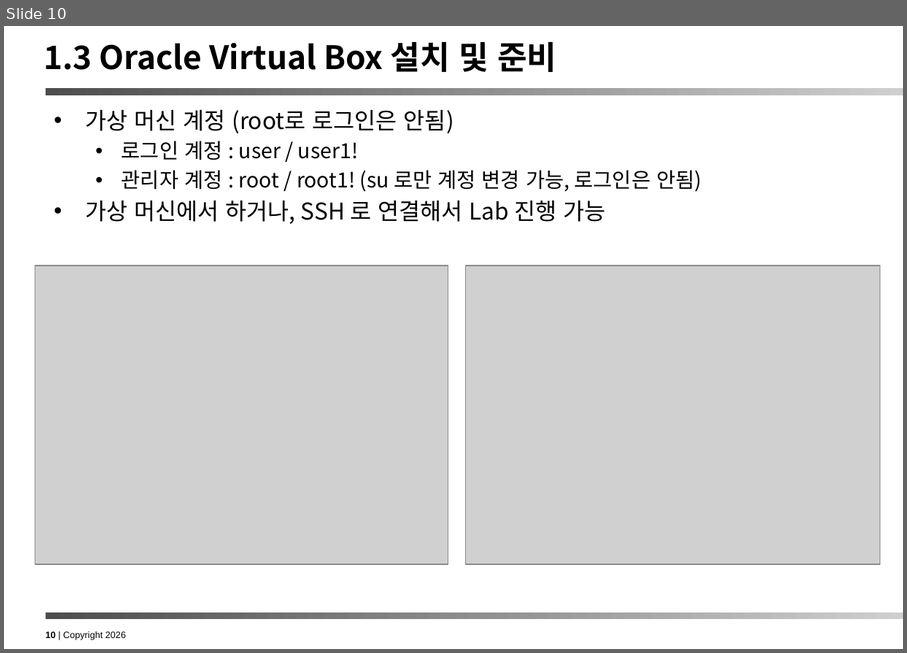
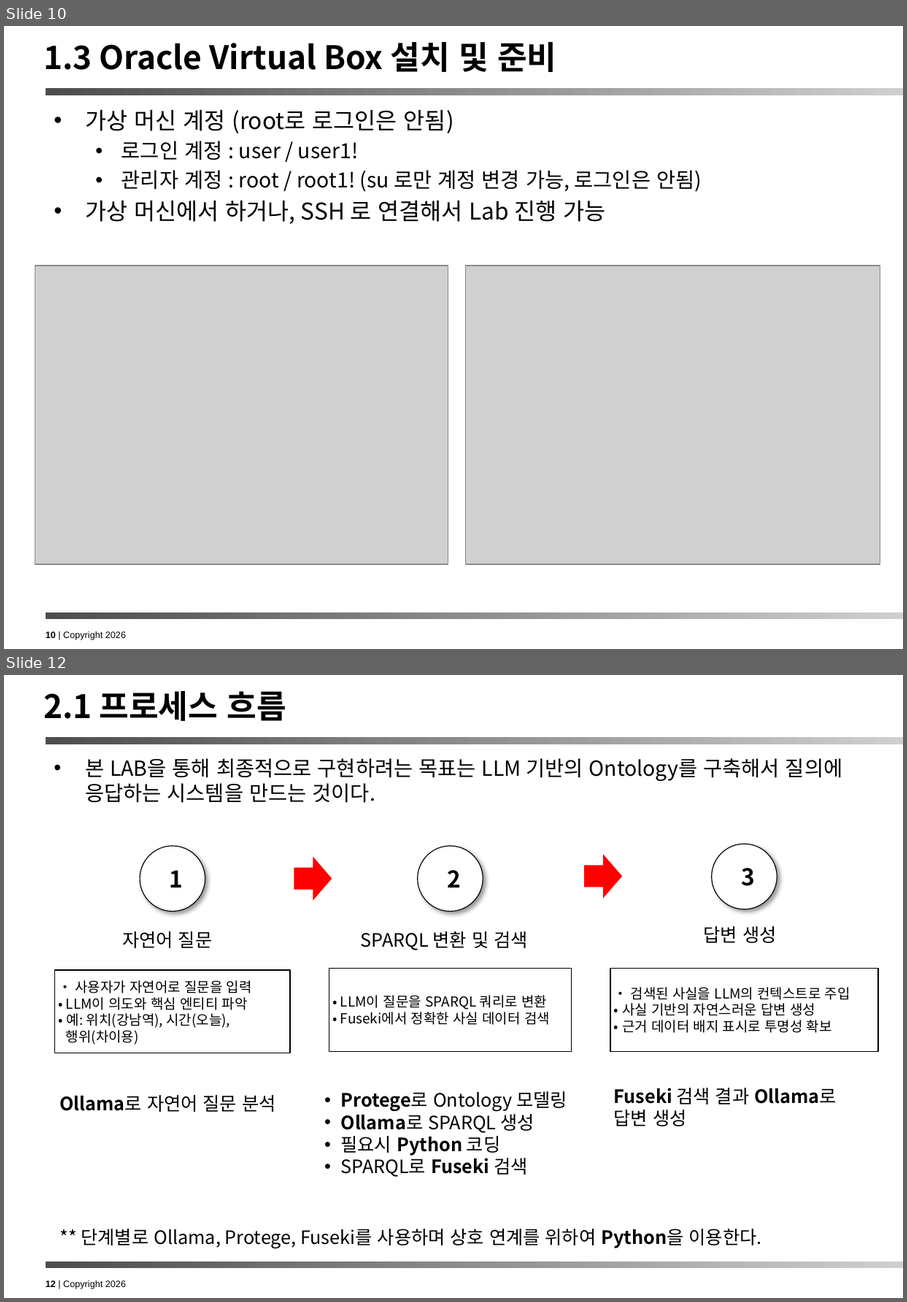
Before and after one commit to ykchang/ontology_handson, a slide deck: doc/Ontology Hands On Lab.pptx. Shown one above the other, each under a label of ours: slide 10 before the commit, slides 10 and 12 after it; the slides between them are not shown. The pictures are 907x653 and 907x1302 pixels, drawn with LibreOffice and Linux fonts; fonts in the diff are those of the drawing; grey boxes stand for pictures. Boxes give left, top, right and bottom in pixels: in the first picture for what was removed or moved away, otherwise in the second. Text is boxed around its words. In the diff, an @@ line names an element or a change of style, - is before the commit and + after.

Commit message:
2026.05.21 작업 결과 COMMIT

```diff
--- a/doc/Ontology Hands On Lab.pptx
+++ b/doc/Ontology Hands On Lab.pptx
@@ slide 12 added at bbox=[4, 675, 903, 1298], background #FFFFFF; not listed: 3 template elements that a slide beside it also shows @@
@@ title added at bbox=[43, 691, 287, 721], 28 pt, text #000000, bold @@
+2.1 프로세스 흐름
@@ text added at bbox=[85, 758, 843, 803], 18 pt, text #000000 @@
+• 본 LAB을 통해 최종적으로 구현하려는 목표는 LLM 기반의 Ontology를 구축해서 질의에 응답하는 시스템을 만드는 것이다.
@@ ellipse added at bbox=[141, 846, 205, 912], fill #FFFFFF, outline #000000 0.75 pt, 20 pt, text #000000, bold @@
+1
@@ ellipse added at bbox=[418, 846, 483, 912], fill #FFFFFF, outline #000000 0.75 pt, 20 pt, text #000000, bold @@
+2
@@ ellipse added at bbox=[712, 844, 778, 909], fill #FFFFFF, outline #000000 0.75 pt, 20 pt, text #000000, bold @@
+3
@@ right arrow added at bbox=[294, 857, 332, 901], fill #FF0000 @@
@@ right arrow added at bbox=[584, 855, 622, 898], fill #FF0000 @@
@@ text added at bbox=[122, 931, 212, 948], 16 pt, text #000000 @@
+자연어 질문
@@ text added at bbox=[361, 931, 527, 950], 16 pt, text #000000 @@
+SPARQL 변환 및 검색
@@ text added at bbox=[704, 926, 776, 943], 16 pt, text #000000 @@
+답변 생성
@@ rectangle added at bbox=[54, 970, 289, 1053], fill #FFFFFF, outline #000000 0.75 pt, 12 pt, text #000000 @@
+• 사용자가 자연어로 질문을 입력
+• LLM이 의도와 핵심 엔티티 파악
+• 예: 위치(강남역), 시간(오늘),
+행위(차이용)
@@ rectangle added at bbox=[330, 968, 571, 1051], fill #FFFFFF, outline #000000 0.75 pt, 12 pt, text #000000 @@
+• LLM이 질문을 SPARQL 쿼리로 변환
+• Fuseki에서 정확한 사실 데이터 검색
@@ rectangle added at bbox=[611, 968, 879, 1051], fill #FFFFFF, outline #000000 0.75 pt, 12 pt, text #000000 @@
+• 검색된 사실을 LLM의 컨텍스트로 주입
+• 사실 기반의 자연스러운 답변 생성
+• 근거 데이터 배지 표시로 투명성 확보
@@ text added at bbox=[614, 1087, 837, 1126], 16 pt, text #000000, bold @@
+Fuseki 검색 결과 Ollama로 답변 생성
@@ text added at bbox=[59, 1095, 276, 1112], 16 pt, text #000000 @@
+Ollama로 자연어 질문 분석
@@ text added at bbox=[341, 1091, 568, 1177], 16 pt, text #000000 @@
+• Protege로 Ontology 모델링
+• Ollama로 SPARQL 생성
+• 필요시 Python 코딩
+• SPARQL로 Fuseki 검색
@@ text added at bbox=[81, 1228, 762, 1249], 16 pt, text #000000 @@
+** 단계별로 Ollama, Protege, Fuseki를 사용하며 상호 연계를 위하여 Python을 이용한다.
```
Also in this commit, not shown: 3 slides changed, 26 other slides added, 7 slides removed, 5 other files.
